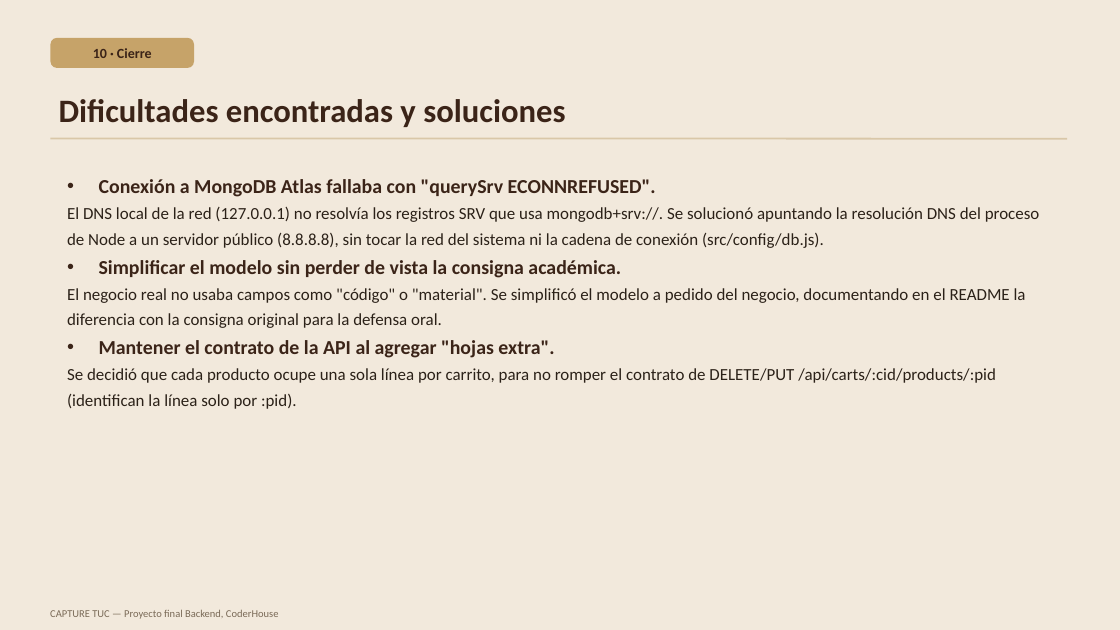
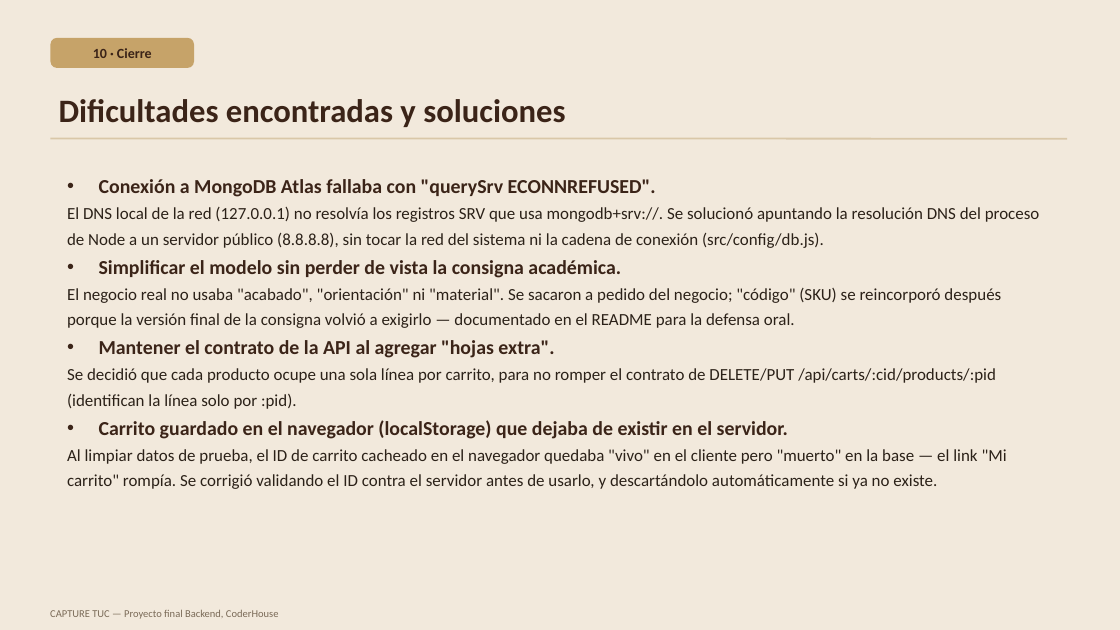
Before and after one commit to lucianagarciagalo894-dot/Capturetuc, a slide deck: slide 41 of docs/CAPTURE-TUC-presentacion.pptx (slide 40 before the commit). Drawn at 1120x630 pixels with LibreOffice and Linux fonts; fonts in the diff are those of the drawing. Boxes give left, top, right and bottom in pixels: in the first picture for what was removed or moved away, otherwise in the second. Text is boxed around its words. In the diff, an @@ line names an element or a change of style, - is before the commit and + after.

Commit message:
Actualiza la presentacion final: link real de GitHub, funcionalidad de pago (extra) y la correccion del carrito con ID obsoleto en el cierre

```diff
--- a/docs/CAPTURE-TUC-presentacion.pptx
+++ b/docs/CAPTURE-TUC-presentacion.pptx
@@ text at bbox=[67, 288, 1001, 328]: text changed @@
-  El negocio real no usaba campos como "código" o "material". Se simplificó el modelo a pedido del negocio, documentando en el README la diferencia con la consigna original para la defensa oral.
+  El negocio real no usaba "acabado", "orientación" ni "material". Se sacaron a pedido del negocio; "código" (SKU) se reincorporó después porque la versión final de la consigna volvió a exigirlo — documentado en el README para la defensa oral.
@@ text at bbox=[67, 420, 1007, 489]: paragraphs added @@
+• Carrito guardado en el navegador (localStorage) que dejaba de existir en el servidor.
+  Al limpiar datos de prueba, el ID de carrito cacheado en el navegador quedaba "vivo" en el cliente pero "muerto" en la base — el link "Mi carrito" rompía. Se corrigió validando el ID contra el servidor antes de usarlo, y descartándolo automáticamente si ya no existe.
```
Also in this commit, not shown: 1 other slide changed, 2 slides added, 1 slide removed.
